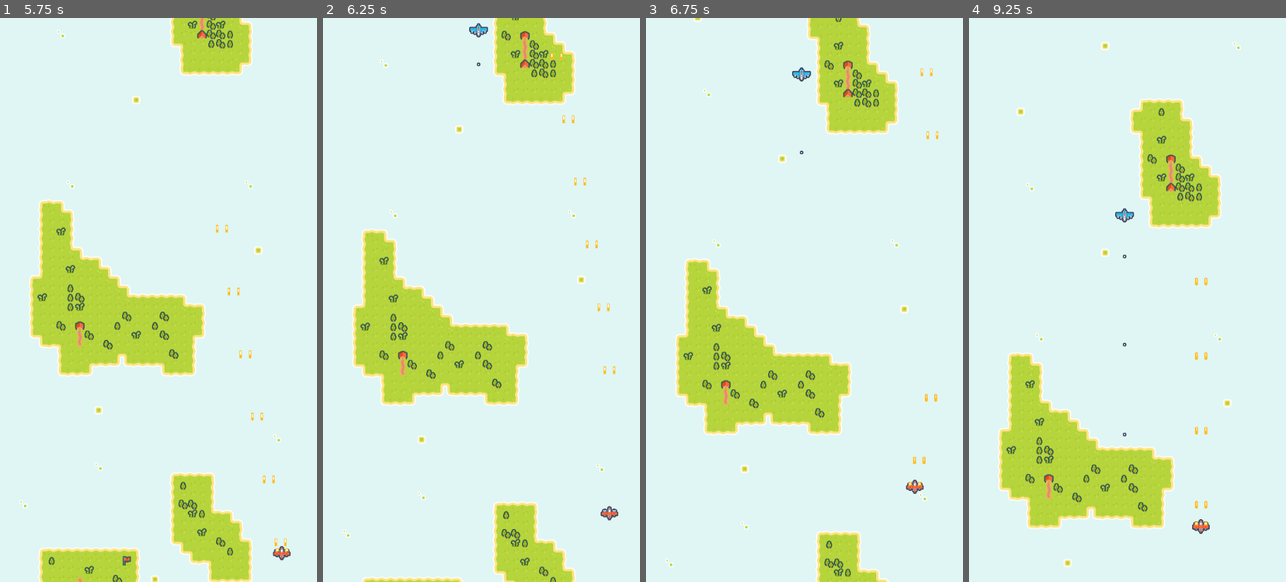
Above: before the commit, frames 1-4 (left to right).
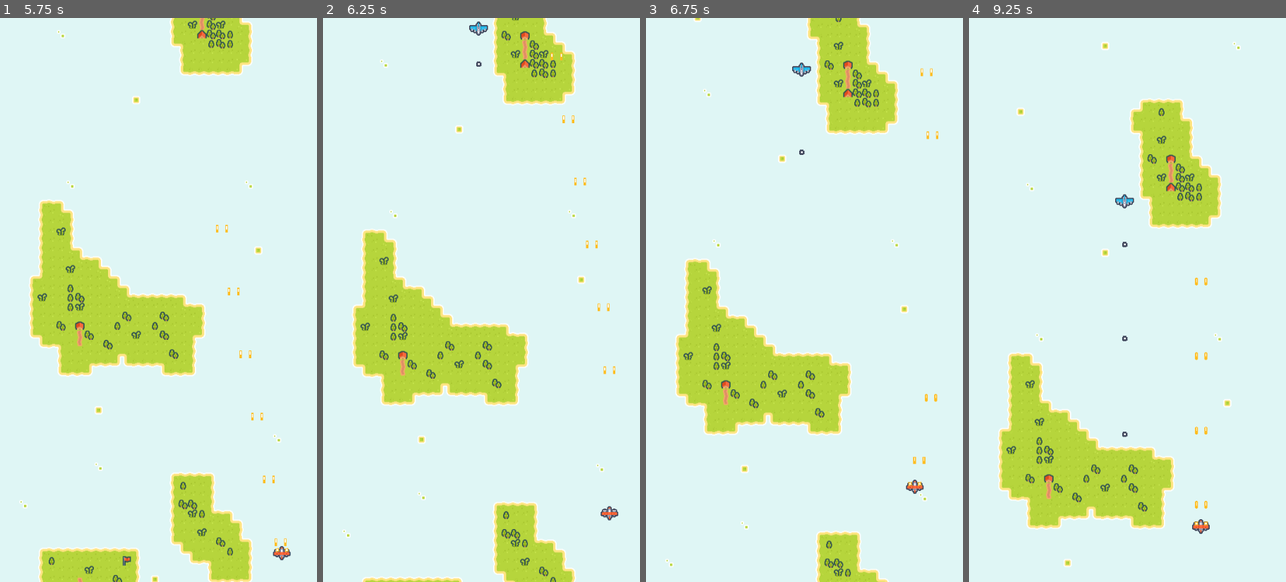
Above: after the commit, the same moments.

Repository: djneville/Simple-Shoot-Em-Up
Game: Godot game, scene res://Scenes/Menus/main_screen.tscn
The game is run twice, just before and just after one commit, with the same random seed, the same clock (stepped at 60 frames per second) and the same inputs.
Inputs:
- Up to frame 1 (5.75 s): click "Start Game" at 0.5 s; click "Start Game" at 1.25 s; click "Level Select" at 2 s; click "Test Level" at 2.75 s; hold D (right) 3.53-4.28 s; hold Space (shoot) 3.53-4.28 s; hold S (down) 4.28-5.03 s; tap Space (shoot) at 4.35 s; hold D (right) from 5.03 s (still down); hold Space (shoot) from 5.03 s (still down)
- Up to frame 2 (6.25 s): release D (right) at 5.78 s; release Space (shoot) at 5.78 s; hold W (up) from 5.78 s (still down); tap Space (shoot) at 5.85 s
- Up to frame 3 (6.75 s): release W (up) at 6.53 s; hold A (left) from 6.53 s (still down); hold Space (shoot) from 6.53 s (still down)
- Up to frame 4 (9.25 s): tap Escape (pause) at 7.15 s; release Space (shoot) at 7.28 s; tap Space (shoot) at 7.35 s; release A (left) at 8 s; click "Resume" at 8 s; hold S (down) from 8.78 s (still down); hold Space (shoot) from 8.78 s (still down)

Frame 1 is identical in both runs. In frame 2, 0.1% of the frame differs, in the area x 46-53%, y 0-9%; in frame 3, 0.1%; in frame 4, 0.3%, in the area x 46-53%, y 31-75%.

Commit message:
various updates
invulnerability when hit, death anims, damage upon contact with other ships

Diff:
--- a/Scenes/Enemies/Enemy1/Enemy and Bullet/enemy_bullet.gd
+++ b/Scenes/Enemies/Enemy1/Enemy and Bullet/enemy1_bullet.gd
@@ -20,7 +20,7 @@
 	if body.is_in_group("player"):
 		body.player_hit(damage)
 		queue_free()
-	pass # Replace with function body.
+	pass
 
 
 func _on_despawntimer_timeout():
--- a/Scenes/Enemies/Enemy1/Enemy and Bullet/enemy_bullet.tscn
+++ b/Scenes/Enemies/Enemy1/Enemy and Bullet/enemy1_bullet.tscn
@@ -1,18 +1,19 @@
 [gd_scene load_steps=4 format=3 uid="uid://c8si0pivk1us1"]
 
-[ext_resource type="Script" path="res://Scenes/Enemies/Enemy1/Enemy and Bullet/enemy_bullet.gd" id="1_7dq2g"]
-[ext_resource type="Texture2D" uid="uid://del1gn4edml88" path="res://Assets/Tiles/tile_0009.png" id="2_45d16"]
+[ext_resource type="Script" path="res://Scenes/Enemies/Enemy1/Enemy and Bullet/enemy1_bullet.gd" id="1_gg7hx"]
+[ext_resource type="Texture2D" uid="uid://del1gn4edml88" path="res://Assets/Tiles/tile_0009.png" id="2_2p8d8"]
 
 [sub_resource type="CapsuleShape2D" id="CapsuleShape2D_qxvxb"]
-radius = 3.0
-height = 6.0
+radius = 4.0
+height = 8.0
 
 [node name="enemy_bullet" type="Area2D"]
-script = ExtResource("1_7dq2g")
+script = ExtResource("1_gg7hx")
 
 [node name="Sprite2D" type="Sprite2D" parent="."]
 texture_filter = 1
-texture = ExtResource("2_45d16")
+scale = Vector2(1.5, 1.5)
+texture = ExtResource("2_2p8d8")
 offset = Vector2(0, -3)
 
 [node name="CollisionShape2D" type="CollisionShape2D" parent="."]
--- a/Scenes/Enemies/Enemy1/Enemy and Bullet/enemy_1.gd
+++ b/Scenes/Enemies/Enemy1/Enemy and Bullet/enemy_1.gd
@@ -1,11 +1,11 @@
 extends CharacterBody2D
 
-var enemybullet = preload("res://Scenes/Enemies/Enemy1/Enemy and Bullet/enemy_bullet.tscn")
+var enemybullet = preload("res://Scenes/Enemies/Enemy1/Enemy and Bullet/enemy1_bullet.tscn")
 
 @onready var gun_position = $GunPosition
 @onready var muzzleflash = $MuzzleFlash
 
-var canshoot = true
+@export var canshoot = true
 
 @onready var path_follow_2d = $".."
 var PathRotation
@@ -13,15 +13,12 @@
 
 var health = 5
 
-func _process(delta):
-
+func _process(_delta):
 	PathRotation = path_follow_2d.rotation
 	noPathRotation = rotation + PI/2
 
 	if canshoot:
-
 		muzzleflash.play("MuzzleAnim")
-
 		var bullet = enemybullet.instantiate()
 		bullet.position = gun_position.global_position
 		if PathRotation:
@@ -29,10 +26,8 @@
 		else:
 			bullet.set_direction(noPathRotation)
 		get_tree().current_scene.add_child(bullet)
-
 		$ShootSpeed.start()
 		canshoot = false
-
 	pass
 
 
@@ -43,6 +38,6 @@
 func enemy_hit(damage):
 	health = health - damage
 	if health < 1:
-		#blow up
-		queue_free()
+		canshoot = false
+		$ShipExplode.play("explode")
 	pass
--- a/Scenes/Enemies/Enemy1/Enemy and Bullet/enemy_1.tscn
+++ b/Scenes/Enemies/Enemy1/Enemy and Bullet/enemy_1.tscn
@@ -1,11 +1,48 @@
-[gd_scene load_steps=7 format=3 uid="uid://0o7dkwqtyyxj"]
+[gd_scene load_steps=15 format=3 uid="uid://0o7dkwqtyyxj"]
 
 [ext_resource type="Script" path="res://Scenes/Enemies/Enemy1/Enemy and Bullet/enemy_1.gd" id="1_hwh8g"]
 [ext_resource type="Texture2D" uid="uid://dvg8bm3otvxvq" path="res://Assets/Ships/ship_0000.png" id="2_es3ef"]
 [ext_resource type="Texture2D" uid="uid://bc2tiloiq2f80" path="res://Assets/Tiles/tile_0010.png" id="3_22k3d"]
+[ext_resource type="Texture2D" uid="uid://yykpgr4whni3" path="res://Assets/Tiles/spritesheetexplosion.png" id="3_ny52s"]
+
+[sub_resource type="AtlasTexture" id="AtlasTexture_njuud"]
+atlas = ExtResource("3_ny52s")
+region = Rect2(0, 0, 36, 36)
+
+[sub_resource type="AtlasTexture" id="AtlasTexture_urncc"]
+atlas = ExtResource("3_ny52s")
+region = Rect2(36, 0, 36, 36)
+
+[sub_resource type="AtlasTexture" id="AtlasTexture_ua0se"]
+atlas = ExtResource("3_ny52s")
+region = Rect2(72, 0, 36, 36)
+
+[sub_resource type="AtlasTexture" id="AtlasTexture_l3jld"]
+atlas = ExtResource("3_ny52s")
+region = Rect2(108, 0, 36, 36)
+
+[sub_resource type="SpriteFrames" id="SpriteFrames_c6tre"]
+animations = [{
+"frames": [{
+"duration": 1.0,
+"texture": SubResource("AtlasTexture_njuud")
+}, {
+"duration": 1.0,
+"texture": SubResource("AtlasTexture_urncc")
+}, {
+"duration": 1.0,
+"texture": SubResource("AtlasTexture_ua0se")
+}, {
+"duration": 1.0,
+"texture": SubResource("AtlasTexture_l3jld")
+}],
+"loop": true,
+"name": &"default",
+"speed": 12.0
+}]
 
 [sub_resource type="RectangleShape2D" id="RectangleShape2D_6sbv2"]
-size = Vector2(32, 24)
+size = Vector2(30, 21)
 
 [sub_resource type="Animation" id="Animation_l4w6c"]
 resource_name = "MuzzleAnim"
@@ -41,6 +78,66 @@
 "MuzzleAnim": SubResource("Animation_l4w6c")
 }
 
+[sub_resource type="Animation" id="Animation_dxeg7"]
+resource_name = "explode"
+length = 1.5
+step = 0.05
+tracks/0/type = "value"
+tracks/0/imported = false
+tracks/0/enabled = true
+tracks/0/path = NodePath("EnemySprite/Explosion:frame")
+tracks/0/interp = 1
+tracks/0/loop_wrap = true
+tracks/0/keys = {
+"times": PackedFloat32Array(0, 0.1, 0.2, 0.3, 0.4, 0.5, 0.6, 0.7, 0.8, 0.9, 1, 1.1, 1.2, 1.3, 1.4, 1.45),
+"transitions": PackedFloat32Array(1, 1, 1, 1, 1, 1, 1, 1, 1, 1, 1, 1, 1, 1, 1, 1),
+"update": 1,
+"values": [0, 1, 2, 3, 0, 1, 2, 3, 0, 1, 2, 3, 0, 1, 2, 3]
+}
+tracks/1/type = "value"
+tracks/1/imported = false
+tracks/1/enabled = true
+tracks/1/path = NodePath("EnemySprite:rotation")
+tracks/1/interp = 1
+tracks/1/loop_wrap = true
+tracks/1/keys = {
+"times": PackedFloat32Array(0, 0.75, 1.5),
+"transitions": PackedFloat32Array(1, 1, 1),
+"update": 0,
+"values": [3.14159, 0.0, -3.14159]
+}
+tracks/2/type = "method"
+tracks/2/imported = false
+tracks/2/enabled = true
+tracks/2/path = NodePath(".")
+tracks/2/interp = 1
+tracks/2/loop_wrap = true
+tracks/2/keys = {
+"times": PackedFloat32Array(1.5),
+"transitions": PackedFloat32Array(1),
+"values": [{
+"args": [],
+"method": &"queue_free"
+}]
+}
+tracks/3/type = "value"
+tracks/3/imported = false
+tracks/3/enabled = true
+tracks/3/path = NodePath("EnemySprite/Explosion:visible")
+tracks/3/interp = 1
+tracks/3/loop_wrap = true
+tracks/3/keys = {
+"times": PackedFloat32Array(0),
+"transitions": PackedFloat32Array(1),
+"update": 1,
+"values": [true]
+}
+
+[sub_resource type="AnimationLibrary" id="AnimationLibrary_rp1au"]
+_data = {
+"explode": SubResource("Animation_dxeg7")
+}
+
 [node name="Enemy1" type="CharacterBody2D" groups=["enemy"]]
 script = ExtResource("1_hwh8g")
 
@@ -49,7 +146,13 @@
 rotation = 3.14159
 texture = ExtResource("2_es3ef")
 
+[node name="Explosion" type="AnimatedSprite2D" parent="EnemySprite"]
+visible = false
+rotation = -3.14159
+sprite_frames = SubResource("SpriteFrames_c6tre")
+
 [node name="CollisionShape2D" type="CollisionShape2D" parent="."]
+position = Vector2(0, 0.5)
 shape = SubResource("RectangleShape2D_6sbv2")
 
 [node name="GunPosition" type="Marker2D" parent="."]
@@ -70,4 +173,9 @@
 
 [node name="ShootSpeed" type="Timer" parent="."]
 
+[node name="ShipExplode" type="AnimationPlayer" parent="."]
+libraries = {
+"": SubResource("AnimationLibrary_rp1au")
+}
+
 [connection signal="timeout" from="ShootSpeed" to="." method="_on_shoot_speed_timeout"]
--- a/Scenes/Enemies/Enemy1/enemy1path1.gd
+++ b/Scenes/Enemies/Enemy1/Path2D.gd
@@ -4,6 +4,6 @@
 
 @onready var path_follow_2d = $PathFollow2D
 
-func _process(delta):
+func _process(_delta):
 	progress_ratio = path_follow_2d.progress_ratio
 	pass
--- a/PathFollow2D.gd
+++ b/Scenes/Enemies/Enemy1/PathFollow2D.gd
@@ -1,6 +1,6 @@
 extends PathFollow2D
 
-var speed = 150
+var speed = 140
 
 signal progress_ratio_1
 
--- a/Scenes/Enemies/Enemy1/enemy1path1.tscn
+++ b/Scenes/Enemies/Enemy1/enemy1path1.tscn
@@ -1,7 +1,7 @@
 [gd_scene load_steps=5 format=3 uid="uid://bp4o1lp7qqjgl"]
 
-[ext_resource type="Script" path="res://PathFollow2D.gd" id="1_0xgun"]
-[ext_resource type="Script" path="res://Scenes/Enemies/Enemy1/enemy1path1.gd" id="1_vf127"]
+[ext_resource type="Script" path="res://Scenes/Enemies/Enemy1/PathFollow2D.gd" id="1_0xgun"]
+[ext_resource type="Script" path="res://Scenes/Enemies/Enemy1/Path2D.gd" id="1_vf127"]
 [ext_resource type="PackedScene" uid="uid://0o7dkwqtyyxj" path="res://Scenes/Enemies/Enemy1/Enemy and Bullet/enemy_1.tscn" id="2_cdq8i"]
 
 [sub_resource type="Curve2D" id="Curve2D_g1gxh"]
--- a/Scenes/Enemies/Enemy1/enemy1path2.tscn
+++ b/Scenes/Enemies/Enemy1/enemy1path2.tscn
@@ -1,20 +1,21 @@
 [gd_scene load_steps=4 format=3 uid="uid://b2ey0p8sj1yme"]
 
-[ext_resource type="Script" path="res://PathFollow2D.gd" id="1_xjx8g"]
+[ext_resource type="Script" path="res://Scenes/Enemies/Enemy1/PathFollow2D.gd" id="1_xjx8g"]
 [ext_resource type="PackedScene" uid="uid://0o7dkwqtyyxj" path="res://Scenes/Enemies/Enemy1/Enemy and Bullet/enemy_1.tscn" id="2_ltwrl"]
 
 [sub_resource type="Curve2D" id="Curve2D_g1gxh"]
 _data = {
-"points": PackedVector2Array(0, 0, 0, 0, 0, -30, -23.3082, 371.872, 23.3082, -371.872, 208, 694, 0, 0, 0, 0, 25, 997)
+"points": PackedVector2Array(0, 0, 0, 0, 13, -54, 0.00591803, -130.643, -0.00591803, 130.643, 13, 203, 0.263504, 147.38, -0.263504, -147.38, 210, 204, 0.0085448, -130.649, -0.0085448, 130.649, 13, 203, 0, 0, 0, 0, 13, 958)
 }
-point_count = 3
+point_count = 5
 
 [node name="Path2D" type="Path2D"]
+position = Vector2(-13, 42)
 curve = SubResource("Curve2D_g1gxh")
 
 [node name="PathFollow2D" type="PathFollow2D" parent="."]
-position = Vector2(0, -30)
-rotation = 1.29104
+position = Vector2(13, -54)
+rotation = 1.5708
 loop = false
 script = ExtResource("1_xjx8g")
 
--- /dev/null
+++ b/Scenes/Enemies/Enemy1/enemy1path3.tscn
@@ -0,0 +1,23 @@
+[gd_scene load_steps=4 format=3 uid="uid://ck637ksfd6jm1"]
+
+[ext_resource type="Script" path="res://Scenes/Enemies/Enemy1/PathFollow2D.gd" id="1_p7ibh"]
+[ext_resource type="PackedScene" uid="uid://0o7dkwqtyyxj" path="res://Scenes/Enemies/Enemy1/Enemy and Bullet/enemy_1.tscn" id="2_65qc3"]
+
+[sub_resource type="Curve2D" id="Curve2D_g1gxh"]
+_data = {
+"points": PackedVector2Array(0, 0, 0, 0, 13, -54, 0.00591803, -130.643, -0.00591803, 130.643, 13, 203, 0.263504, 131.38, -0.263504, -131.38, -188, 206, 0.0085448, -130.649, -0.0085448, 130.649, 13, 203, 0, 0, 0, 0, 13, 958)
+}
+point_count = 5
+
+[node name="Path2D" type="Path2D"]
+position = Vector2(-13, 42)
+curve = SubResource("Curve2D_g1gxh")
+
+[node name="PathFollow2D" type="PathFollow2D" parent="."]
+position = Vector2(13, -54)
+rotation = 1.5708
+loop = false
+script = ExtResource("1_p7ibh")
+
+[node name="Enemy1" parent="PathFollow2D" instance=ExtResource("2_65qc3")]
+rotation = -1.5708
--- /dev/null
+++ b/Scenes/Enemies/Enemy1/enemy1path4.tscn
@@ -0,0 +1,24 @@
+[gd_scene load_steps=5 format=3 uid="uid://205cxlwff73b"]
+
+[ext_resource type="Script" path="res://Scenes/Enemies/Enemy1/Path2D.gd" id="1_cmpsv"]
+[ext_resource type="Script" path="res://Scenes/Enemies/Enemy1/PathFollow2D.gd" id="2_pe686"]
+[ext_resource type="PackedScene" uid="uid://0o7dkwqtyyxj" path="res://Scenes/Enemies/Enemy1/Enemy and Bullet/enemy_1.tscn" id="3_83o12"]
+
+[sub_resource type="Curve2D" id="Curve2D_g1gxh"]
+_data = {
+"points": PackedVector2Array(0, 0, 0, 0, 0, -19, 0, 0, 0, 0, 270, 978)
+}
+point_count = 2
+
+[node name="Path2D" type="Path2D"]
+curve = SubResource("Curve2D_g1gxh")
+script = ExtResource("1_cmpsv")
+
+[node name="PathFollow2D" type="PathFollow2D" parent="."]
+position = Vector2(0, -19)
+rotation = 1.30633
+loop = false
+script = ExtResource("2_pe686")
+
+[node name="Enemy1" parent="PathFollow2D" instance=ExtResource("3_83o12")]
+rotation = -1.5708
--- /dev/null
+++ b/Scenes/Enemies/Enemy1/enemy1path5.tscn
@@ -0,0 +1,25 @@
+[gd_scene load_steps=5 format=3 uid="uid://c7qqrintxwdpr"]
+
+[ext_resource type="Script" path="res://Scenes/Enemies/Enemy1/Path2D.gd" id="1_cfnep"]
+[ext_resource type="Script" path="res://Scenes/Enemies/Enemy1/PathFollow2D.gd" id="2_ek37b"]
+[ext_resource type="PackedScene" uid="uid://0o7dkwqtyyxj" path="res://Scenes/Enemies/Enemy1/Enemy and Bullet/enemy_1.tscn" id="3_fqj57"]
+
+[sub_resource type="Curve2D" id="Curve2D_g1gxh"]
+_data = {
+"points": PackedVector2Array(0, 0, 0, 0, 540, -18, 0, 0, 0, 0, 270, 995)
+}
+point_count = 2
+
+[node name="Path2D" type="Path2D"]
+curve = SubResource("Curve2D_g1gxh")
+script = ExtResource("1_cfnep")
+
+[node name="PathFollow2D" type="PathFollow2D" parent="."]
+position = Vector2(270, 995)
+rotation = 1.83128
+progress = 1145.57
+loop = false
+script = ExtResource("2_ek37b")
+
+[node name="Enemy1" parent="PathFollow2D" instance=ExtResource("3_fqj57")]
+rotation = -1.5708
--- a/Scenes/Game/Test Level/Enemy Spawn Order Data/E03.gd
+++ b/Scenes/Game/Test Level/Enemy Spawn Order Data/E03.gd
@@ -1,3 +1,3 @@
 extends Marker2D
 
-var to_spawn = "Enemy1Path2"
+var to_spawn = "Enemy1Path3"
--- a/Scenes/Game/Test Level/Spawner.gd
+++ b/Scenes/Game/Test Level/Spawner.gd
@@ -12,6 +12,7 @@
 #And a child of that node is the Enemy scene that contains the logic for the enemy, sprite, animations, and bullet shooting logic
 @onready var enemy1path1 = preload("res://Scenes/Enemies/Enemy1/enemy1path1.tscn")
 @onready var enemy1path2 = preload("res://Scenes/Enemies/Enemy1/enemy1path2.tscn")
+@onready var enemy1path3 = preload("res://Scenes/Enemies/Enemy1/enemy1path3.tscn")
 
 #this array is created at ready (so, only once), and creates an array of all of the markers in the scene
 var spawn_marker_array = []
@@ -22,6 +23,9 @@
 
 #this will hold the enemy scene that gets instantiated upon entering the spawn_enemy() function
 var enemy
+
+#this array will keep track of spawned enemies, to check for deletion when their progress_ratio reaches 1
+var spawned_enemies = []
 
 func _ready():
 	#creates the array of markers that are the children of this node
@@ -42,16 +46,26 @@
 		if marker.position.y > spawnthreshold && !spawned_markers.has(marker):
 			spawn_enemy(marker, marker.position)
 			spawned_markers.append(marker)
-			print("spawned markers: ", spawned_markers)
 
 
-func spawn_enemy(marker, position):
+#I honestly don't know how it works, but it seems like the enemy still follows the path_follow2d node
+# and the progress_ratio still increases even after I've shot down the enemy. I'll take it
+	for each_enemy in spawned_enemies:
+		if is_instance_valid(each_enemy):
+			var path_follow = each_enemy.get_node("PathFollow2D")
+			if path_follow.progress_ratio == 1:
+				each_enemy.queue_free()
+
+func spawn_enemy(marker, pos):
 	#this function will check which enemy and path to spawn based on the to_spawn variable stored in each marker
 	if marker.to_spawn == "Enemy1Path1":
 		enemy = enemy1path1.instantiate()
 	if marker.to_spawn == "Enemy1Path2":
 		enemy = enemy1path2.instantiate()
+	if marker.to_spawn == "Enemy1Path3":
+		enemy = enemy1path3.instantiate()
 	#it sets the position at the position of the marker, and then adds it to the scene
-	enemy.position = position
+	enemy.position = pos
 	add_child(enemy)
+	spawned_enemies.append(enemy)
 	pass
--- a/Scenes/Game/Test Level/Test Level.gd
+++ b/Scenes/Game/Test Level/Test Level.gd
@@ -17,7 +17,7 @@
 	pause_menu.hide()
 	pass
 
-func _input(event):
+func _input(_event):
 	if Input.is_action_just_pressed("pause"):
 		get_viewport().set_input_as_handled()
 		pause()
--- a/Scenes/Menus/Pause Menu/Pause Node.gd
+++ b/Scenes/Menus/Pause Menu/Pause Node.gd
@@ -4,7 +4,7 @@
 @onready var game = $".."
 
 
-func _input(event):
+func _input(_event):
 	if Input.is_action_just_pressed("pause"):
 		get_viewport().set_input_as_handled()
 		if get_tree().paused:
--- a/Scenes/Player/player.gd
+++ b/Scenes/Player/player.gd
@@ -5,12 +5,17 @@
 @export var speed = 300
 
 var canshoot = true
+var alive = true
 
 @onready var RightGun = $RightGun
 @onready var LeftGun = $LeftGun
 @onready var muzzle_flash = $MuzzleFlash
+@onready var InvulnFlash = $InvulnerableFlash
+@onready var post_hit_invuln = $PostHitInvuln
 
-var health = 5
+var health = 7
+
+var playerinvulnerable = false
 
 func shoot():
 
@@ -18,9 +23,6 @@
 	var rightbullet = bullet.instantiate()
 	rightbullet.position = RightGun.global_position
 	get_tree().current_scene.add_child(rightbullet)
-
-	$ShootSpeed.start()
-	canshoot = false
 
 	var leftbullet = bullet.instantiate()
 	leftbullet.position = LeftGun.global_position
@@ -31,7 +33,7 @@
 
 pass
 
-func _process(delta):
+func _process(_delta):
 	var movement = Vector2.ZERO
 
 	if Input.is_action_pressed("up"):
@@ -46,7 +48,9 @@
 	movement = movement.normalized()
 
 	velocity = movement * speed
-	move_and_slide()
+
+	if alive:
+		move_and_slide()
 
 	global_position.x = clamp(global_position.x,$PlaneSprite.texture.get_width()/2,get_viewport_rect().size.x - $PlaneSprite.texture.get_width()/2)
 	global_position.y = clamp(global_position.y,$PlaneSprite.texture.get_height()/2,get_viewport_rect().size.y - $PlaneSprite.texture.get_height()/2)
@@ -54,6 +58,11 @@
 	if Input.is_action_pressed("shoot") and canshoot:
 		shoot()
 
+	if health < 1:
+		movement = Vector2.ZERO
+		canshoot = false
+		alive = false
+		$ShipExplode.play("explode")
 	pass
 
 
@@ -62,8 +71,34 @@
 	pass
 
 func player_hit(damage):
-	health = health - damage
-	if health < 1:
-		#blow up
-		queue_free()
-	pass
+	if !playerinvulnerable:
+		print("health calculation: ", health, " - ", damage)
+		health = health - damage
+		print("current health: ", health)
+		#go invulnerable
+		if health > 0:
+			Invulnerable()
+		pass
+
+func Invulnerable():
+	post_hit_invuln.start()
+	InvulnFlash.play("Flash")
+	canshoot = false
+	playerinvulnerable = true
+	$CollisionShape2D.set_deferred("disabled", true)
+
+func _on_post_hit_invuln_timeout():
+	canshoot = true
+	InvulnFlash.stop()
+	if $PlaneSprite.visible == false:
+		$PlaneSprite.visible = true
+	playerinvulnerable = false
+	$CollisionShape2D.set_deferred("disabled", false)
+	pass # Replace with function body.
+
+
+func _on_collision_detection_body_entered(body):
+	if body.is_in_group("enemy") and !playerinvulnerable:
+		body.enemy_hit(10)
+		player_hit(2)
+	pass # Replace with function body.
--- a/Scenes/Player/player.tscn
+++ b/Scenes/Player/player.tscn
@@ -1,11 +1,51 @@
-[gd_scene load_steps=7 format=3 uid="uid://b18tr3vm35i1n"]
+[gd_scene load_steps=18 format=3 uid="uid://b18tr3vm35i1n"]
 
 [ext_resource type="Script" path="res://Scenes/Player/player.gd" id="1_d2esm"]
 [ext_resource type="Texture2D" uid="uid://ddji6d67k2nh4" path="res://Assets/Ships/ship_0001.png" id="1_xecya"]
 [ext_resource type="Texture2D" uid="uid://cb4rd54421yrl" path="res://Assets/Tiles/tile_0005.png" id="3_brlla"]
+[ext_resource type="Texture2D" uid="uid://yykpgr4whni3" path="res://Assets/Tiles/spritesheetexplosion.png" id="3_p7s3c"]
+
+[sub_resource type="RectangleShape2D" id="RectangleShape2D_lh6qo"]
+size = Vector2(30, 24)
 
 [sub_resource type="RectangleShape2D" id="RectangleShape2D_t1ai3"]
-size = Vector2(31, 24)
+size = Vector2(28, 21)
+
+[sub_resource type="AtlasTexture" id="AtlasTexture_3y773"]
+atlas = ExtResource("3_p7s3c")
+region = Rect2(0, 0, 36, 36)
+
+[sub_resource type="AtlasTexture" id="AtlasTexture_t3rnp"]
+atlas = ExtResource("3_p7s3c")
+region = Rect2(36, 0, 36, 36)
+
+[sub_resource type="AtlasTexture" id="AtlasTexture_32nm5"]
+atlas = ExtResource("3_p7s3c")
+region = Rect2(72, 0, 36, 36)
+
+[sub_resource type="AtlasTexture" id="AtlasTexture_tb1iy"]
+atlas = ExtResource("3_p7s3c")
+region = Rect2(108, 0, 36, 36)
+
+[sub_resource type="SpriteFrames" id="SpriteFrames_jj01p"]
+animations = [{
+"frames": [{
+"duration": 1.0,
+"texture": SubResource("AtlasTexture_3y773")
+}, {
+"duration": 1.0,
+"texture": SubResource("AtlasTexture_t3rnp")
+}, {
+"duration": 1.0,
+"texture": SubResource("AtlasTexture_32nm5")
+}, {
+"duration": 1.0,
+"texture": SubResource("AtlasTexture_tb1iy")
+}],
+"loop": true,
+"name": &"default",
+"speed": 5.0
+}]
 
 [sub_resource type="Animation" id="Animation_a5wmh"]
 resource_name = "MuzzleAnim"
@@ -65,33 +105,126 @@
 "MuzzleAnim": SubResource("Animation_a5wmh")
 }
 
+[sub_resource type="Animation" id="Animation_qdtby"]
+resource_name = "Flash"
+length = 0.1
+loop_mode = 1
+step = 0.05
+tracks/0/type = "value"
+tracks/0/imported = false
+tracks/0/enabled = true
+tracks/0/path = NodePath("PlaneSprite:visible")
+tracks/0/interp = 1
+tracks/0/loop_wrap = true
+tracks/0/keys = {
+"times": PackedFloat32Array(0, 0.05, 0.1),
+"transitions": PackedFloat32Array(1, 1, 1),
+"update": 1,
+"values": [true, false, true]
+}
+
+[sub_resource type="AnimationLibrary" id="AnimationLibrary_mcqyx"]
+_data = {
+"Flash": SubResource("Animation_qdtby")
+}
+
+[sub_resource type="Animation" id="Animation_uhf38"]
+resource_name = "explode"
+length = 3.2
+tracks/0/type = "value"
+tracks/0/imported = false
+tracks/0/enabled = true
+tracks/0/path = NodePath("PlaneSprite/Explosion:frame")
+tracks/0/interp = 1
+tracks/0/loop_wrap = true
+tracks/0/keys = {
+"times": PackedFloat32Array(0, 0.1, 0.2, 0.3, 0.4, 0.5, 0.6, 0.7, 0.8, 0.9, 1, 1.1, 1.2, 1.3, 1.4, 1.5, 1.6, 1.7, 1.8, 1.9, 2, 2.1, 2.2, 2.3, 2.4, 2.5, 2.6, 2.7, 2.8, 2.9, 3, 3.1),
+"transitions": PackedFloat32Array(1, 1, 1, 1, 1, 1, 1, 1, 1, 1, 1, 1, 1, 1, 1, 1, 1, 1, 1, 1, 1, 1, 1, 1, 1, 1, 1, 1, 1, 1, 1, 1),
+"update": 1,
+"values": [0, 1, 2, 3, 0, 1, 2, 3, 0, 1, 2, 3, 0, 1, 2, 3, 0, 1, 2, 3, 0, 1, 2, 3, 0, 1, 2, 3, 0, 1, 2, 3]
+}
+tracks/1/type = "value"
+tracks/1/imported = false
+tracks/1/enabled = true
+tracks/1/path = NodePath("PlaneSprite/Explosion:flip_h")
+tracks/1/interp = 1
+tracks/1/loop_wrap = true
+tracks/1/keys = {
+"times": PackedFloat32Array(0, 0.7, 1.5, 2.3),
+"transitions": PackedFloat32Array(1, 1, 1, 1),
+"update": 1,
+"values": [false, true, false, true]
+}
+tracks/2/type = "value"
+tracks/2/imported = false
+tracks/2/enabled = true
+tracks/2/path = NodePath("PlaneSprite:rotation")
+tracks/2/interp = 1
+tracks/2/loop_wrap = true
+tracks/2/keys = {
+"times": PackedFloat32Array(0, 0.7, 1.5, 2.3, 3.2),
+"transitions": PackedFloat32Array(1, 1, 1, 1, 1),
+"update": 0,
+"values": [0.0, 3.14159, 6.28319, 9.42478, 12.5664]
+}
+tracks/3/type = "method"
+tracks/3/imported = false
+tracks/3/enabled = true
+tracks/3/path = NodePath(".")
+tracks/3/interp = 1
+tracks/3/loop_wrap = true
+tracks/3/keys = {
+"times": PackedFloat32Array(3.2),
+"transitions": PackedFloat32Array(1),
+"values": [{
+"args": [],
+"method": &"queue_free"
+}]
+}
+tracks/4/type = "value"
+tracks/4/imported = false
+tracks/4/enabled = true
+tracks/4/path = NodePath("PlaneSprite/Explosion:visible")
+tracks/4/interp = 1
+tracks/4/loop_wrap = true
+tracks/4/keys = {
+"times": PackedFloat32Array(0),
+"transitions": PackedFloat32Array(1),
+"update": 1,
+"values": [true]
+}
+
+[sub_resource type="AnimationLibrary" id="AnimationLibrary_bfcmm"]
+_data = {
+"explode": SubResource("Animation_uhf38")
+}
+
 [node name="Player" type="CharacterBody2D" groups=["player"]]
 script = ExtResource("1_d2esm")
 speed = 150
 
+[node name="CollisionDetection" type="Area2D" parent="."]
+
+[node name="CollisionShape2D" type="CollisionShape2D" parent="CollisionDetection"]
+shape = SubResource("RectangleShape2D_lh6qo")
+
+[node name="CollisionShape2D" type="CollisionShape2D" parent="."]
+position = Vector2(0, -0.5)
+shape = SubResource("RectangleShape2D_t1ai3")
+
 [node name="PlaneSprite" type="Sprite2D" parent="."]
 texture_filter = 1
 texture = ExtResource("1_xecya")
 
-[node name="CollisionShape2D" type="CollisionShape2D" parent="."]
-position = Vector2(-0.5, 0)
-shape = SubResource("RectangleShape2D_t1ai3")
-
-[node name="RightGun" type="Marker2D" parent="."]
-position = Vector2(8, -5)
-
-[node name="LeftGun" type="Marker2D" parent="."]
-position = Vector2(-8, -5)
-
-[node name="ShootSpeed" type="Timer" parent="."]
-wait_time = 0.1
-one_shot = true
+[node name="Explosion" type="AnimatedSprite2D" parent="PlaneSprite"]
+visible = false
+sprite_frames = SubResource("SpriteFrames_jj01p")
 
 [node name="RightFlash" type="Sprite2D" parent="."]
 visible = false
 texture_filter = 1
 position = Vector2(8, -5)
-rotation = 0.174533
+rotation = -0.174533
 scale = Vector2(0.5, 0.5)
 texture = ExtResource("3_brlla")
 
@@ -99,13 +232,39 @@
 visible = false
 texture_filter = 1
 position = Vector2(-8, -5)
-rotation = 0.174533
+rotation = -0.174533
 scale = Vector2(0.5, 0.5)
 texture = ExtResource("3_brlla")
+
+[node name="RightGun" type="Marker2D" parent="."]
+position = Vector2(8, -5)
+
+[node name="LeftGun" type="Marker2D" parent="."]
+position = Vector2(-8, -5)
 
 [node name="MuzzleFlash" type="AnimationPlayer" parent="."]
 libraries = {
 "": SubResource("AnimationLibrary_qqlwd")
 }
 
+[node name="InvulnerableFlash" type="AnimationPlayer" parent="."]
+libraries = {
+"": SubResource("AnimationLibrary_mcqyx")
+}
+
+[node name="ShipExplode" type="AnimationPlayer" parent="."]
+libraries = {
+"": SubResource("AnimationLibrary_bfcmm")
+}
+
+[node name="ShootSpeed" type="Timer" parent="."]
+wait_time = 0.1
+one_shot = true
+
+[node name="PostHitInvuln" type="Timer" parent="."]
+wait_time = 1.5
+one_shot = true
+
+[connection signal="body_entered" from="CollisionDetection" to="." method="_on_collision_detection_body_entered"]
 [connection signal="timeout" from="ShootSpeed" to="." method="_on_shoot_speed_timeout"]
+[connection signal="timeout" from="PostHitInvuln" to="." method="_on_post_hit_invuln_timeout"]
Binary file added: Assets/Tiles/spritesheetexplosion.png
Not shown, added: Assets/Tiles/spritesheetexplosion.png.import
